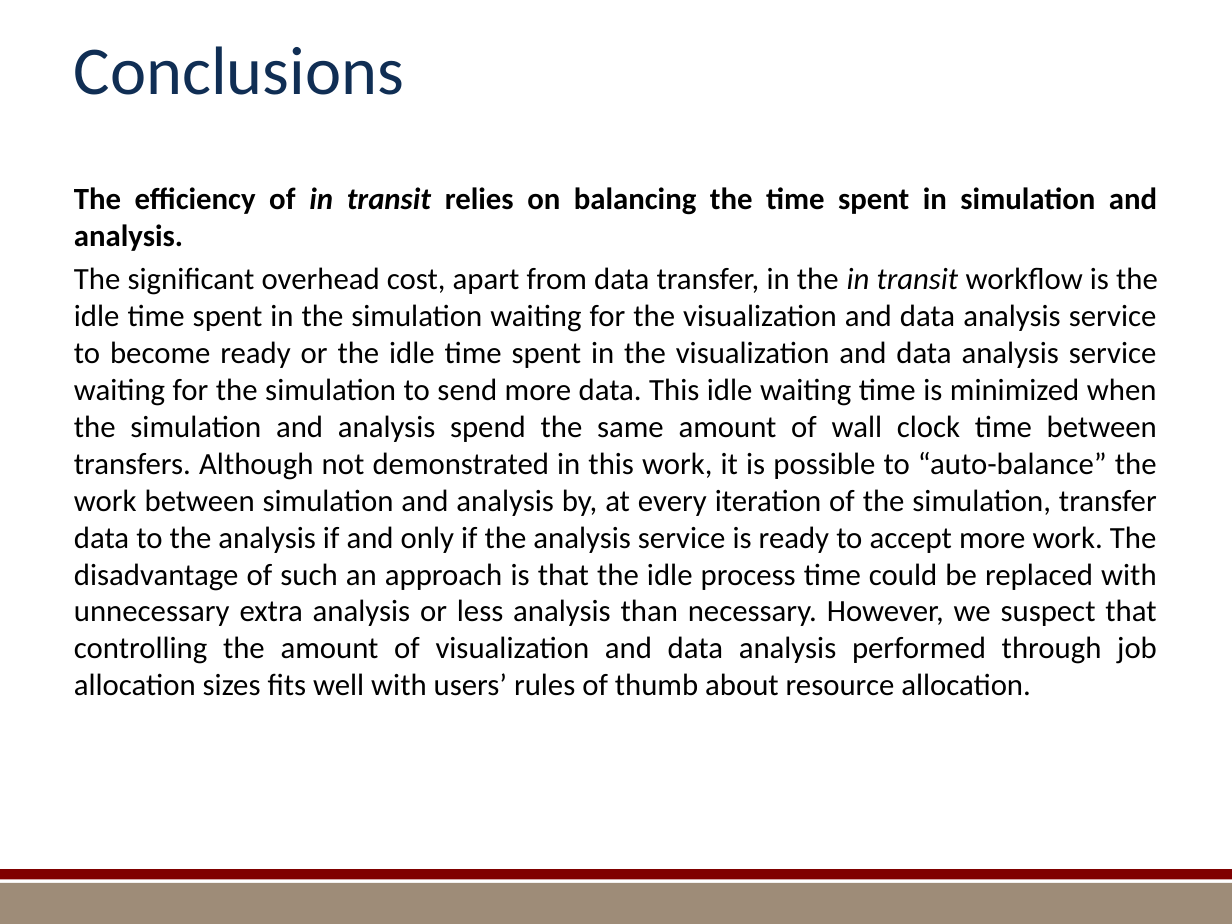
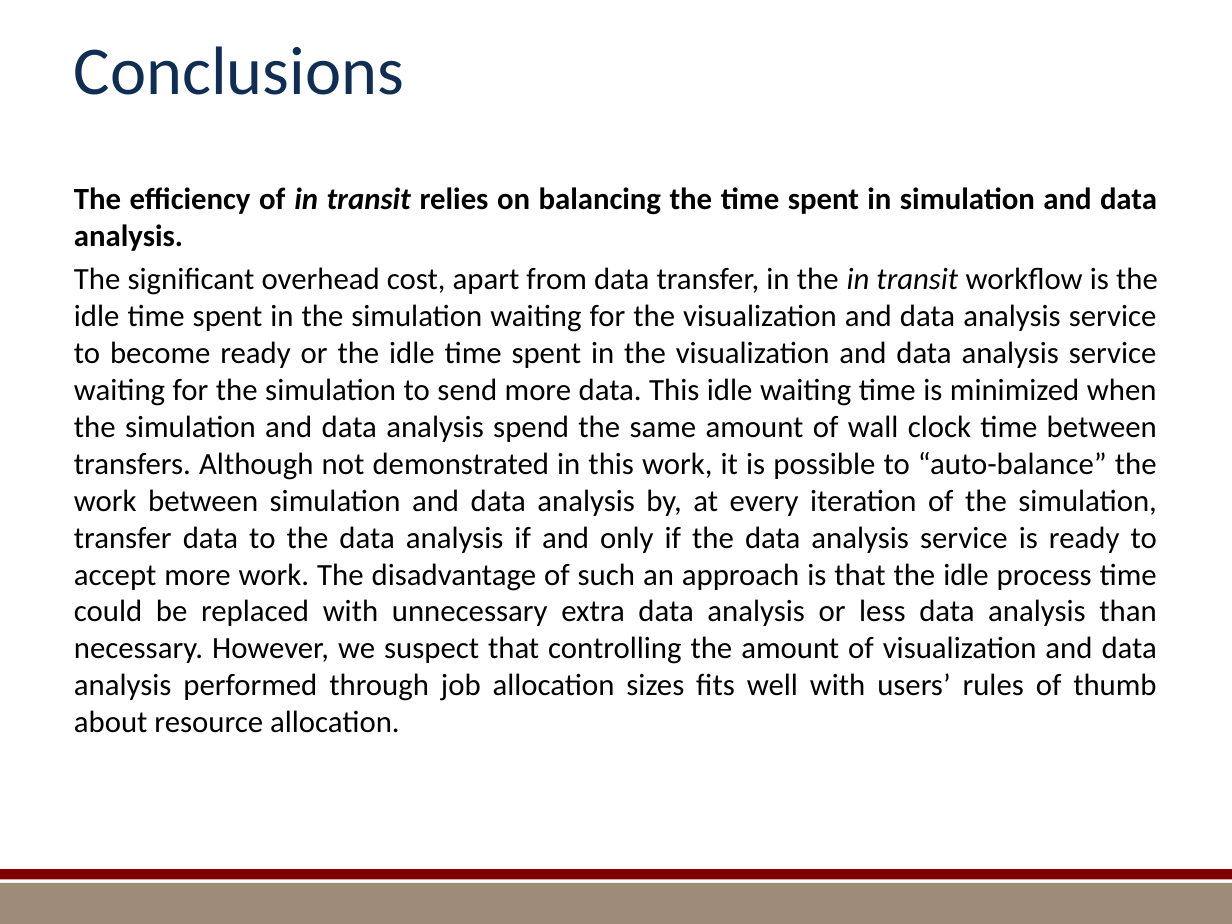
Before and after one commit to kmorel-papers/MilestoneFY13, a slide deck: slide 38 of Summary/SummarySlides.pptx. Drawn at 1232x924 pixels with LibreOffice and Linux fonts; fonts in the diff are those of the drawing; background and template pictures are left out. Boxes give left, top, right and bottom in pixels: in the first picture for what was removed or moved away, otherwise in the second. Text is boxed around its words. In the diff, an @@ line names an element or a change of style, - is before the commit and + after.

```diff
--- a/Summary/SummarySlides.pptx
+++ b/Summary/SummarySlides.pptx
@@ text at [74, 187, 1158, 733]: text changed @@
-The efficiency of in transit relies on balancing the time spent in simulation and analysis.
-The significant overhead cost, apart from data transfer, in the in transit workflow is the idle time spent in the simulation waiting for the visualization and data analysis service to become ready or the idle time spent in the visualization and data analysis service waiting for the simulation to send more data. This idle waiting time is minimized when the simulation and analysis spend the same amount of wall clock time between transfers. Although not demonstrated in this work, it is possible to “auto-balance” the work between simulation and analysis by, at every iteration of the simulation, transfer data to the analysis if and only if the analysis service is ready to accept more work. The disadvantage of such an approach is that the idle process time could be replaced with unnecessary extra analysis or less analysis than necessary. However, we suspect that controlling the amount of visualization and data analysis performed through job allocation sizes fits well with users’ rules of thumb about resource allocation.
+The efficiency of in transit relies on balancing the time spent in simulation and data analysis.
+The significant overhead cost, apart from data transfer, in the in transit workflow is the idle time spent in the simulation waiting for the visualization and data analysis service to become ready or the idle time spent in the visualization and data analysis service waiting for the simulation to send more data. This idle waiting time is minimized when the simulation and data analysis spend the same amount of wall clock time between transfers. Although not demonstrated in this work, it is possible to “auto-balance” the work between simulation and data analysis by, at every iteration of the simulation, transfer data to the data analysis if and only if the data analysis service is ready to accept more work. The disadvantage of such an approach is that the idle process time could be replaced with unnecessary extra data analysis or less data analysis than necessary. However, we suspect that controlling the amount of visualization and data analysis performed through job allocation sizes fits well with users’ rules of thumb about resource allocation.
```
Also in this commit, not shown: 9 other slides changed, 1 slide added, 1 slide removed, 9 other files.
